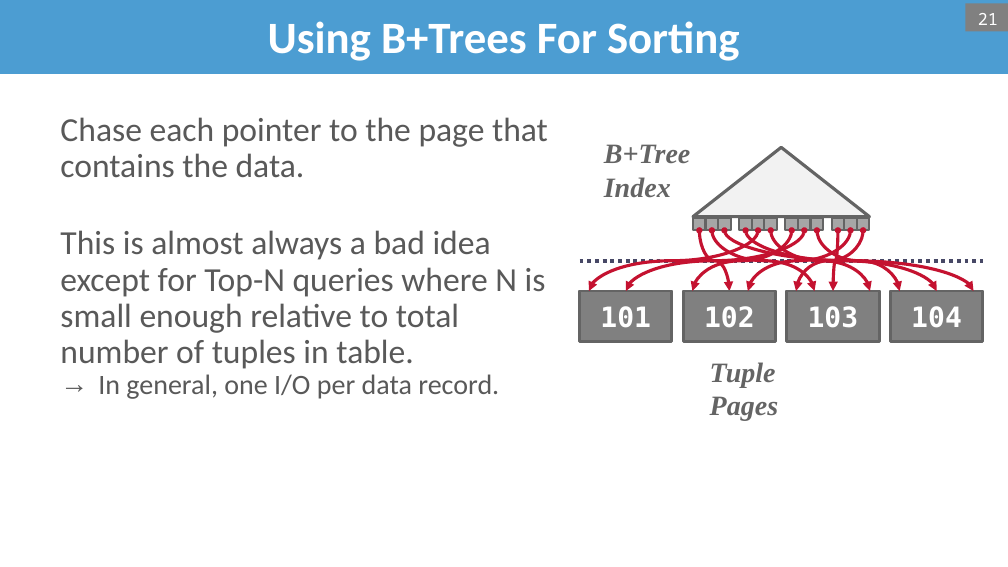
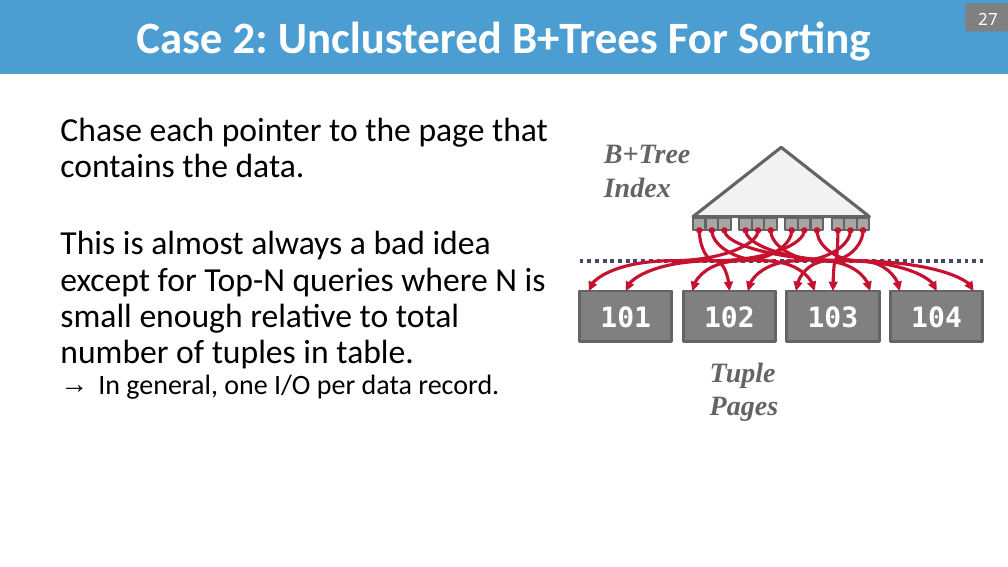
Before and after one commit to bsb20/bsb20.github.io, a slide deck: slide 27 of docs/421_f26/lectures/L10_sorting.pptx (slide 21 before the commit). Drawn at 1008x567 pixels with LibreOffice and Linux fonts; fonts in the diff are those of the drawing; background and template pictures are left out. Boxes give left, top, right and bottom in pixels: in the first picture for what was removed or moved away, otherwise in the second. Text is boxed around its words. In the diff, an @@ line names an element or a change of style, - is before the commit and + after.

Commit message:
COMP 421: post L10_sorting slides (sorting)

```diff
--- a/docs/421_f26/lectures/L10_sorting.pptx
+++ b/docs/421_f26/lectures/L10_sorting.pptx
@@ title at [136,21,871,61]: text changed @@
-Using B+Trees For Sorting
+Case 2: Unclustered B+Trees For Sorting
@@ page number at [978,13,998,25]: text changed @@
-21
+27
@@ text "Chase each pointer to the ..." at [60,117,548,399]: text colour #595959 to #000000 @@
```
Also in this commit, not shown: 32 other slides changed, 6 slides added, 1 other file.
